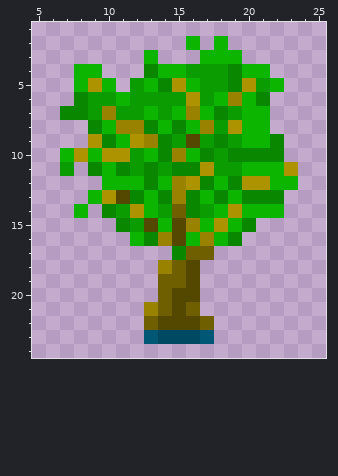
A pixel-art sprite gets an edit: Resources/Textures/_RMC14/Objects/Kitchen/Plants/mango.rsi/stage-6.png. Above: the version before the commit.
The file is 32x32 pixels. Shown: x 5..25, y 1..24.
The result:
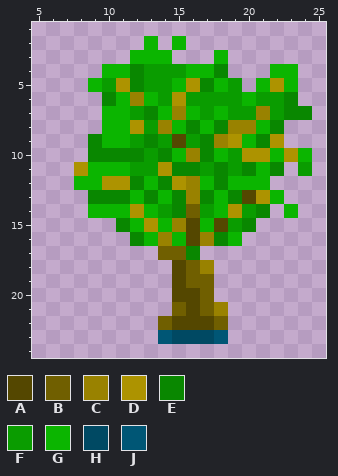
Palette (. is transparent): A #544700  B #705f00  C #998200  D #ad9300  E #098700  F #0a9c00  G #0bb500  H #004963  J #005675
The exact change:
@@ x 5..25 @@
  1 .....................
- 2 ...........G.G.......
- 3 ........G...GGG......
- 4 ...GG...EGGFFFEGG....
- 5 ...GDG.FGEDGFFEDFG...
- 6 ...EFFGFFFFDFGCGE....
- 7 ..EEFCFFGFGCGEFGG....
- 8 ....EGCCEGEGCFDGG....
- 9 ....DEGDCEFAFEFGGE...
-10 ..GDGDDFGECGEFEEEE...
-11 ..F.EGEFEFEEDFFGGGD..
-12 .....GGGEGCDEGEDDGG..
-13 ....GDAEGECEGEGEEE...
-14 ...G.EFDGFBEFGDGGG...
-15 ......EFAGACGDGE.....
-16 .......GECAGCGE......
-17 ..........EBB........
-18 .........CBA.........
-19 .........BBA.........
-20 .........BAA.........
-21 ........CBAB.........
-22 ........BAAAB........
-23 ........JHHHJ........
+ 2 ........G.G..........
+ 3 .......GGG...G.......
+ 4 .....GGEFFFGGE...GG..
+ 5 ....GFDEFFGDEGF.GDG..
+ 6 .....EGCGFDFFFFGFFE..
+ 7 .....GGFEGCGFGFFCFEE.
+ 8 .....GGDFCGEGECCGE...
+ 9 ....EGGFEFAFECDGED...
+10 ....EEEEFEGCEGFDDGDG.
+11 ...DGGGFFDEEFEFEGE.F.
+12 ...GGDDEGEDCGEGGG....
+13 ....EEEGEGECEGEADG...
+14 ....GGGDGFEBFGDFE.G..
+15 ......EGDGCAGAFE.....
+16 .......EGCGACEG......
+17 .........BBE.........
+18 ..........ABC........
+19 ..........ABB........
+20 ..........AAB........
+21 ..........BABC.......
+22 .........BAAAB.......
+23 .........JHHHJ.......
 24 .....................
